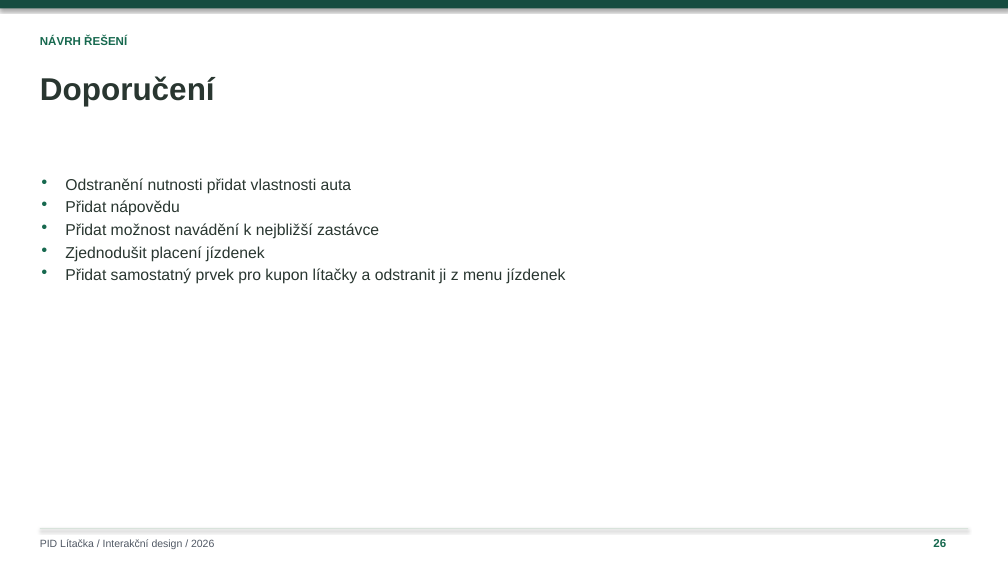
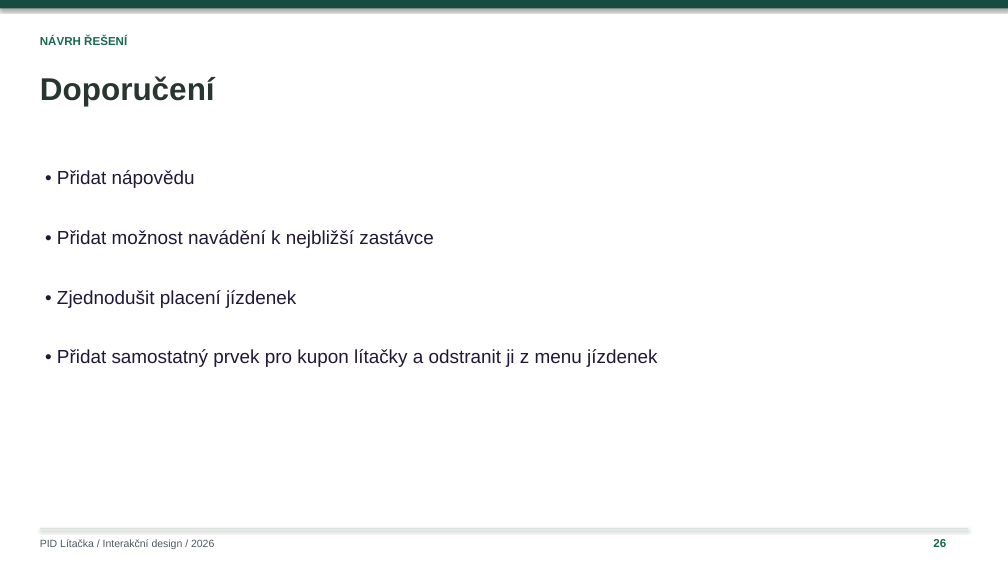
Before and after one commit to ShachPlay/ID_2026, a slide deck: slide 26 of PID-Litacka-Plichta-upravena.pptx. Drawn at 1008x567 pixels with LibreOffice and Linux fonts; fonts in the diff are those of the drawing. Boxes give left, top, right and bottom in pixels: in the first picture for what was removed or moved away, otherwise in the second. Text is boxed around its words. In the diff, an @@ line names an element or a change of style, - is before the commit and + after.

```diff
--- a/PID-Litacka-Plichta-upravena.pptx
+++ b/PID-Litacka-Plichta-upravena.pptx
@@ text removed at <box>42,172,1006,195</box> @@
-•
@@ text at <box>57,170,195,188</box>: text changed; size 15 to 18 pt; text colour #293630 to #211837 @@
-Přidat nápovědu
+• Přidat nápovědu
@@ text removed at <box>65,178,352,194</box> @@
-Odstranění nutnosti přidat vlastnosti auta
@@ text removed at <box>42,194,1006,218</box> @@
-•
@@ text removed at <box>42,217,1006,240</box> @@
-•
@@ text at <box>57,230,434,248</box>: text changed; size 15 to 18 pt; text colour #293630 to #211837 @@
-Přidat možnost navádění k nejbližší zastávce
+• Přidat možnost navádění k nejbližší zastávce
@@ text removed at <box>42,240,1006,263</box> @@
-•
@@ text removed at <box>42,262,1006,286</box> @@
-•
@@ text at <box>57,290,296,308</box>: text changed; size 15 to 18 pt; text colour #293630 to #211837 @@
-Zjednodušit placení jízdenek
+• Zjednodušit placení jízdenek
@@ text at <box>57,349,657,367</box>: text changed; size 15 to 18 pt; text colour #293630 to #211837 @@
-Přidat samostatný prvek pro kupon lítačky a odstranit ji z menu jízdenek
+• Přidat samostatný prvek pro kupon lítačky a odstranit ji z menu jízdenek
```
Also in this commit, not shown: 7 other slides changed, 1 slide added, 1 slide removed.
